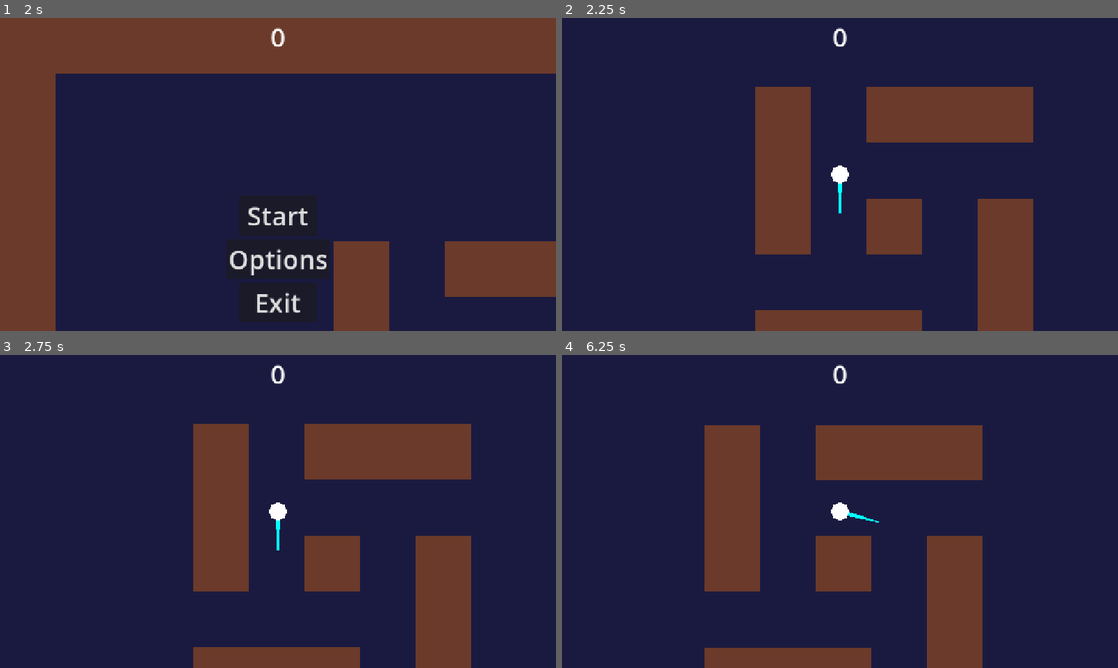
Above: before the commit, frames 1-4 (two rows, left to right).
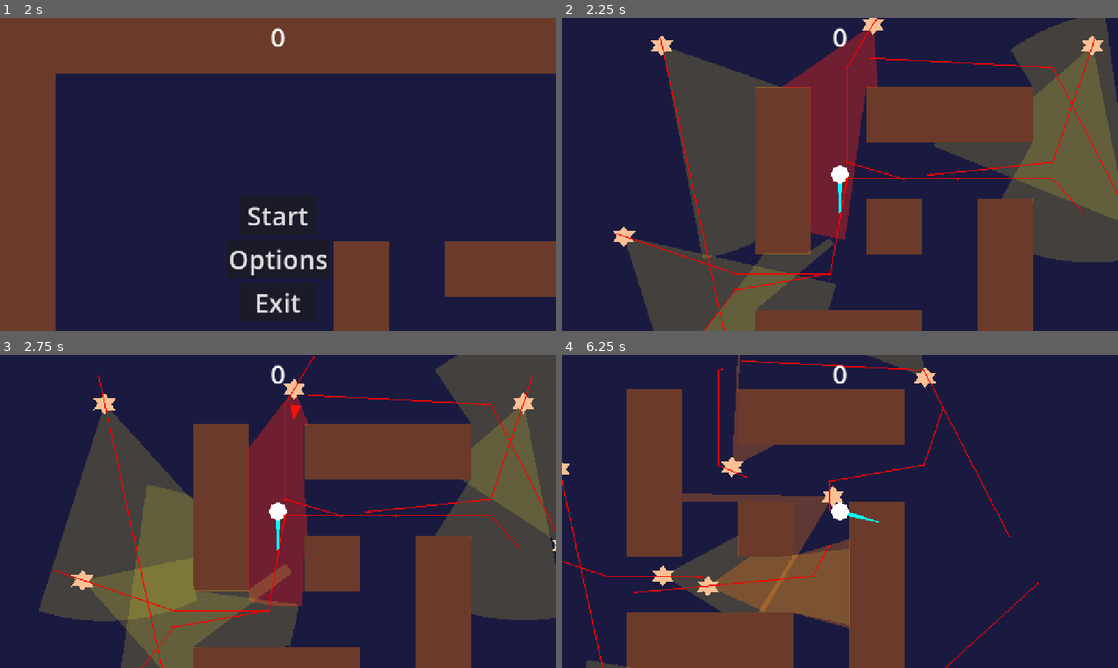
Above: after the commit, the same moments.

Repository: piotrrusak/coldcurve-vancouver
Game: Godot game, scene res://scenes/main.tscn
Same seed, same stepped clock (60 frames per second), same inputs: the game is played once before the commit and once after it.
Inputs (mouse positions are in pixels of both pictures, inside the frame that each line leads up to):
- Up to frame 1 (2 s): click "Options" at 0.5 s; click "Back" at 1.25 s
- Up to frame 2 (2.25 s): click "Start" at 2 s
- Up to frame 3 (2.75 s): no input
- Up to frame 4 (6.25 s): move the mouse to (962, 495) at 2.77 s; hold D (move_right) 2.78-3.53 s; move the mouse to (728, 527) at 3.52 s; hold S (move_down) 3.53-4.28 s; move the mouse to (895, 442) at 4.27 s; hold D (move_right) 4.28-5.03 s; move the mouse to (812, 574) at 5.02 s; hold W (move_up) 5.03-5.78 s; move the mouse to (1006, 558) at 5.77 s; hold A (move_left) from 5.78 s (still down)

Frame 1 is identical in both runs. In frame 2, 35% of the frame differs, in the area x 9-100%, y 0-100%; in frame 3, 38%; in frame 4, 39%, in the area x 0-86%, y 0-100%.

Commit message:
Level progression basics

Diff:
--- /dev/null
+++ b/scenes/game_finished.tscn
@@ -0,0 +1,66 @@
+[gd_scene format=3 uid="uid://cgamefin12345"]
+
+[ext_resource type="Script" uid="uid://sgamefin1234" path="res://scripts/game_finished.gd" id="1"]
+
+[node name="GameFinished" type="CanvasLayer" unique_id=200001001]
+process_mode = 3
+script = ExtResource("1")
+
+[node name="GameFinishedLabel" type="Label" parent="." unique_id=200001002]
+anchors_preset = 10
+anchor_right = 1.0
+offset_top = 270.0
+offset_bottom = 355.0
+grow_horizontal = 2
+theme_override_font_sizes/font_size = 60
+text = "Game Finished!"
+horizontal_alignment = 1
+
+[node name="PlayAgainButton" type="Button" parent="." unique_id=200001003]
+anchors_preset = 7
+anchor_left = 0.5
+anchor_top = 1.0
+anchor_right = 0.5
+anchor_bottom = 1.0
+offset_left = -90.0
+offset_top = -310.0
+offset_right = 90.0
+offset_bottom = -220.0
+grow_horizontal = 2
+grow_vertical = 0
+theme_override_font_sizes/font_size = 60
+text = "Play Again"
+
+[node name="OptionsButton" type="Button" parent="." unique_id=200001004]
+anchors_preset = 7
+anchor_left = 0.5
+anchor_top = 1.0
+anchor_right = 0.5
+anchor_bottom = 1.0
+offset_left = -90.0
+offset_top = -210.0
+offset_right = 90.0
+offset_bottom = -120.0
+grow_horizontal = 2
+grow_vertical = 0
+theme_override_font_sizes/font_size = 60
+text = "Options"
+
+[node name="ExitButton" type="Button" parent="." unique_id=200001005]
+anchors_preset = 7
+anchor_left = 0.5
+anchor_top = 1.0
+anchor_right = 0.5
+anchor_bottom = 1.0
+offset_left = -90.0
+offset_top = -110.0
+offset_right = 90.0
+offset_bottom = -20.0
+grow_horizontal = 2
+grow_vertical = 0
+theme_override_font_sizes/font_size = 60
+text = "Exit"
+
+[connection signal="pressed" from="PlayAgainButton" to="." method="_on_play_again_button_pressed"]
+[connection signal="pressed" from="OptionsButton" to="." method="_on_options_button_pressed"]
+[connection signal="pressed" from="ExitButton" to="." method="_on_exit_button_pressed"]
--- /dev/null
+++ b/scenes/level_complete.tscn
@@ -0,0 +1,34 @@
+[gd_scene format=3 uid="uid://b3pyr7blf0kxt"]
+
+[ext_resource type="Script" uid="uid://slevelcomp123" path="res://scripts/level_complete.gd" id="1"]
+
+[node name="LevelComplete" type="CanvasLayer" unique_id=100001001]
+process_mode = 3
+script = ExtResource("1")
+
+[node name="LevelLabel" type="Label" parent="." unique_id=100001002]
+anchors_preset = 10
+anchor_right = 1.0
+offset_top = 270.0
+offset_bottom = 355.0
+grow_horizontal = 2
+theme_override_font_sizes/font_size = 60
+text = "Level Complete!"
+horizontal_alignment = 1
+
+[node name="NextButton" type="Button" parent="." unique_id=100001003]
+anchors_preset = 7
+anchor_left = 0.5
+anchor_top = 1.0
+anchor_right = 0.5
+anchor_bottom = 1.0
+offset_left = -90.0
+offset_top = -310.0
+offset_right = 90.0
+offset_bottom = -220.0
+grow_horizontal = 2
+grow_vertical = 0
+theme_override_font_sizes/font_size = 60
+text = "Next"
+
+[connection signal="pressed" from="NextButton" to="." method="_on_next_button_pressed"]
--- a/scenes/main.tscn
+++ b/scenes/main.tscn
@@ -56,9 +56,6 @@
 [node name="Player" parent="." unique_id=1717736480 instance=ExtResource("3_tefeu")]
 position = Vector2(641, 360)
 
-[node name="EnemyTimer" type="Timer" parent="." unique_id=536536802]
-wait_time = 5.0
-
 [node name="StartPosition" type="Marker2D" parent="." unique_id=828276842]
 position = Vector2(963, 713)
 
@@ -73,5 +70,4 @@
 [node name="HUD" parent="." unique_id=1565994411 instance=ExtResource("4_o6xl0")]
 
 [connection signal="hit" from="Player" to="." method="game_over"]
-[connection signal="timeout" from="EnemyTimer" to="." method="_on_enemy_timer_timeout"]
 [connection signal="start_game" from="HUD" to="." method="new_game"]
--- /dev/null
+++ b/scripts/game_finished.gd
@@ -0,0 +1,31 @@
+extends CanvasLayer
+
+signal play_again
+
+const OptionsScene = preload("res://scenes/options/options.tscn")
+
+func _on_play_again_button_pressed():
+	play_again.emit()
+	queue_free()
+
+func _on_options_button_pressed():
+	_hide_buttons()
+	var options = OptionsScene.instantiate()
+	options.back.connect(_on_options_back)
+	get_tree().root.add_child(options)
+
+func _on_options_back():
+	_show_buttons()
+
+func _on_exit_button_pressed():
+	get_tree().quit()
+
+func _show_buttons():
+	$PlayAgainButton.show()
+	$OptionsButton.show()
+	$ExitButton.show()
+
+func _hide_buttons():
+	$PlayAgainButton.hide()
+	$OptionsButton.hide()
+	$ExitButton.hide()
--- /dev/null
+++ b/scripts/level_complete.gd
@@ -0,0 +1,10 @@
+extends CanvasLayer
+
+signal next_level
+
+func setup(level_number: int):
+	$LevelLabel.text = "Level %d Complete!" % level_number
+
+func _on_next_button_pressed():
+	next_level.emit()
+	queue_free()
--- a/scripts/main.gd
+++ b/scripts/main.gd
@@ -1,29 +1,89 @@
 extends Node
 
 @export var enemy_scene: PackedScene
-var score
+
+const LevelCompleteScene = preload("res://scenes/level_complete.tscn")
+const GameFinishedScene = preload("res://scenes/game_finished.tscn")
+
+const LEVEL_SPAWNS = [
+	[
+		Vector2(550, 400),
+		Vector2(1050, 350),
+		Vector2(1550, 400),
+		Vector2(450, 850),
+		Vector2(1650, 850),
+		Vector2(550, 1200),
+		Vector2(1550, 1200),
+	],
+	[
+		Vector2(550, 400),
+		Vector2(1050, 350),
+		Vector2(1550, 400),
+		Vector2(450, 850),
+		Vector2(1650, 850),
+		Vector2(550, 1200),
+		Vector2(1550, 1200),
+		Vector2(1050, 1200),
+		Vector2(750, 650),
+		Vector2(1350, 650),
+		Vector2(650, 1000),
+		Vector2(1450, 1000),
+	],
+]
+
+var score: int
+var current_level: int
+var enemies_remaining: int
+var _clearing := false
 
 func game_over():
-	$EnemyTimer.stop()
+	get_tree().paused = false
 	$HUD.show_game_over()
 
 func new_game():
+	get_tree().paused = false
 	get_tree().call_group("projectiles", "queue_free")
 	get_tree().call_group("enemies", "queue_free")
 	score = 0
+	current_level = 0
+	_clearing = false
 	$Player.start($StartPosition.position)
 	$HUD.update_score(score)
-	$EnemyTimer.wait_time = GameSettings.enemy_spawn_rate
-	$EnemyTimer.start()
+	start_level()
 
-func _on_enemy_timer_timeout():
-	var enemy = enemy_scene.instantiate()
-	var spawn_location = $EnemyPath/EnemySpawnLocation
-	spawn_location.progress_ratio = randf()
-	enemy.position = spawn_location.global_position
-	enemy.enemy_hit.connect(_on_enemy_killed)
-	add_child(enemy)
+func start_level():
+	get_tree().call_group("projectiles", "queue_free")
+	get_tree().call_group("enemies", "queue_free")
+	_clearing = false
+	var positions = LEVEL_SPAWNS[current_level]
+	enemies_remaining = positions.size()
+	for pos in positions:
+		var enemy = enemy_scene.instantiate()
+		enemy.position = pos
+		enemy.enemy_hit.connect(_on_enemy_killed)
+		add_child(enemy)
 
 func _on_enemy_killed():
 	score += 1
 	$HUD.update_score(score)
+	enemies_remaining -= 1
+	if enemies_remaining <= 0 and not _clearing:
+		_clearing = true
+		call_deferred("_on_level_cleared")
+
+func _on_level_cleared():
+	get_tree().paused = true
+	if current_level + 1 >= LEVEL_SPAWNS.size():
+		var screen = GameFinishedScene.instantiate()
+		screen.play_again.connect(new_game)
+		add_child(screen)
+	else:
+		var screen = LevelCompleteScene.instantiate()
+		screen.next_level.connect(_on_next_level)
+		add_child(screen)
+		screen.setup(current_level + 1)
+
+func _on_next_level():
+	current_level += 1
+	get_tree().paused = false
+	start_level()
Not shown, added: scripts/game_finished.gd.uid
Not shown, added: scripts/level_complete.gd.uid
